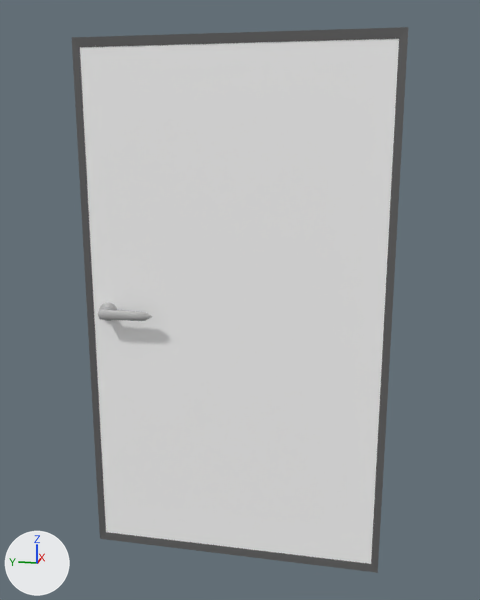
A saved change to the FBX model PPR301_Assessment1/Assets/Models/ConstructionDoor.fbx.
The view is the same before and after, from a 50 mm lens placed at (-2.96, -0.62, 2.08), pointed at (0.03, -0.02, 1.33). The lights are fixed; the arrows at lower left show +X, +Y and +Z. Where no turn or scale is listed for an object, it has been applied to the vertices.

Names of what the first picture shows: 'DoorFrame_1', 'DoorPanel'.
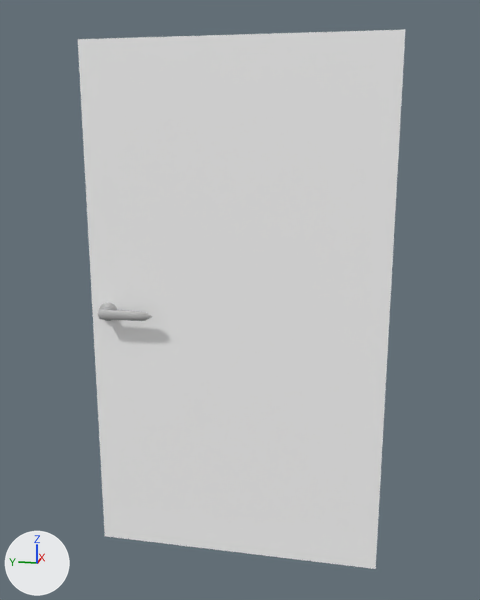
Changed parts and their boxes [x1, y1, x2, y2] in the pictures (480 x 600 px):
'DoorFrame_1', deleted: before [72, 27, 408, 573]

The change in detail:
Object 'DoorFrame_1' (ob_doorframe_1) is deleted.
